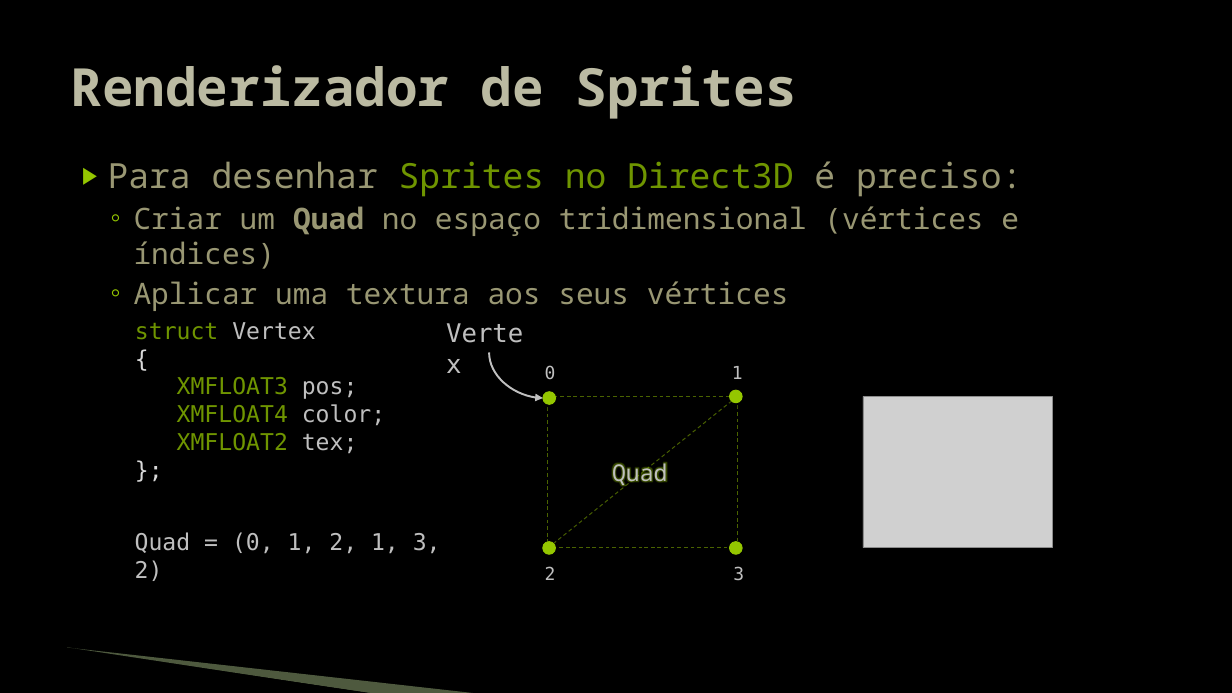
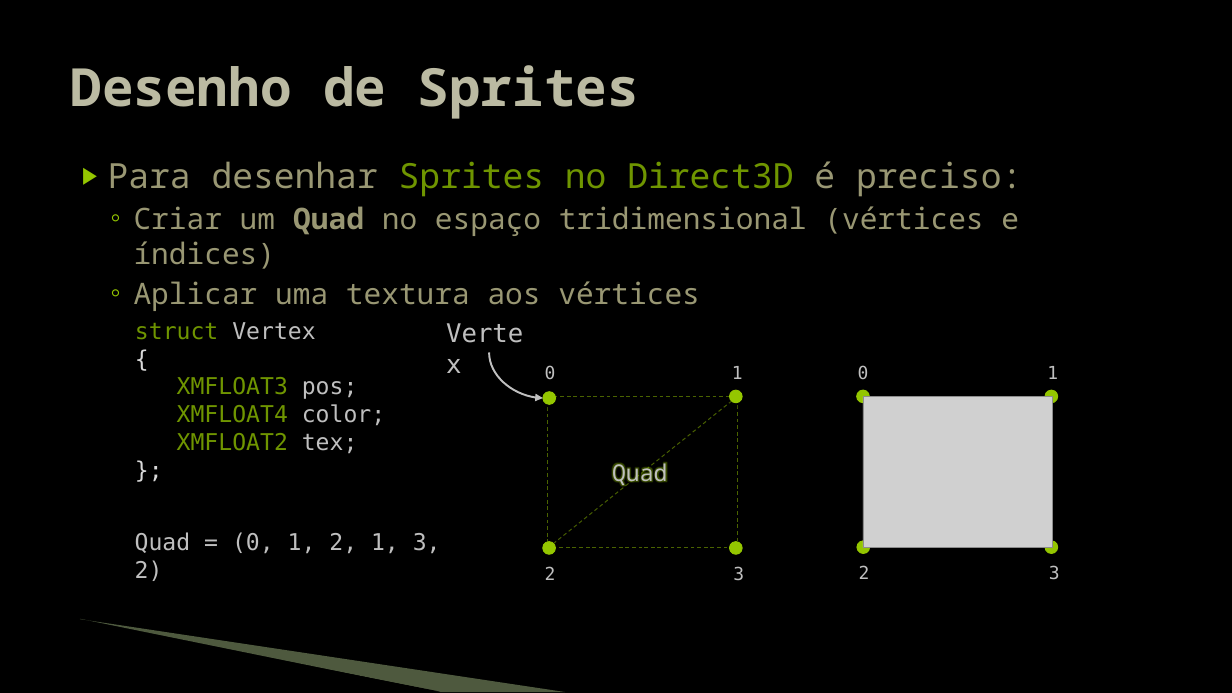
Before and after one commit to JudsonSS/Jogos, a slide deck: slide 5 of Slides/08. Desenho de Sprites.pptx. Drawn at 1232x693 pixels with LibreOffice and Linux fonts; fonts in the diff are those of the drawing; grey boxes stand for pictures; background and template pictures are left out. Boxes give left, top, right and bottom in pixels: in the first picture for what was removed or moved away, otherwise in the second. Text is boxed around its words. In the diff, an @@ line names an element or a change of style, - is before the commit and + after.

```diff
--- a/Slides/08. Desenho de Sprites.pptx
+++ b/Slides/08. Desenho de Sprites.pptx
@@ title at box(71, 65, 639, 119): text changed @@
-Renderizador de Sprites
+Desenho de Sprites
@@ text at box(134, 281, 700, 311): text changed @@
-  ◦ Aplicar uma textura aos seus vértices
+  ◦ Aplicar uma textura aos vértices
@@ text added at box(858, 365, 869, 379), 14 pt, text #BFBFBF @@
+0
@@ text added at box(1047, 366, 1058, 379), 14 pt, text #BFBFBF @@
+1
@@ ellipse added at box(857, 390, 870, 403), fill #94C600, outline #94C600 0.75 pt @@
@@ ellipse added at box(1045, 390, 1058, 403), fill #94C600, outline #94C600 0.75 pt @@
@@ ellipse added at box(857, 541, 870, 554), fill #94C600, outline #94C600 0.75 pt @@
@@ text added at box(859, 565, 870, 579), 14 pt, text #BFBFBF @@
+2
@@ ellipse added at box(1045, 541, 1058, 554), fill #94C600, outline #94C600 0.75 pt @@
@@ text added at box(1049, 565, 1060, 580), 14 pt, text #BFBFBF @@
+3
@@ freeform shape: place and size @@
-freeform shape at box(66, 649, 374, 693)
+freeform shape at box(78, 621, 440, 692)
@@ freeform shape: place and size @@
-freeform shape at box(67, 648, 481, 693)
+freeform shape at box(80, 619, 566, 692)
```
Also in this commit, not shown: 19 other slides changed.
